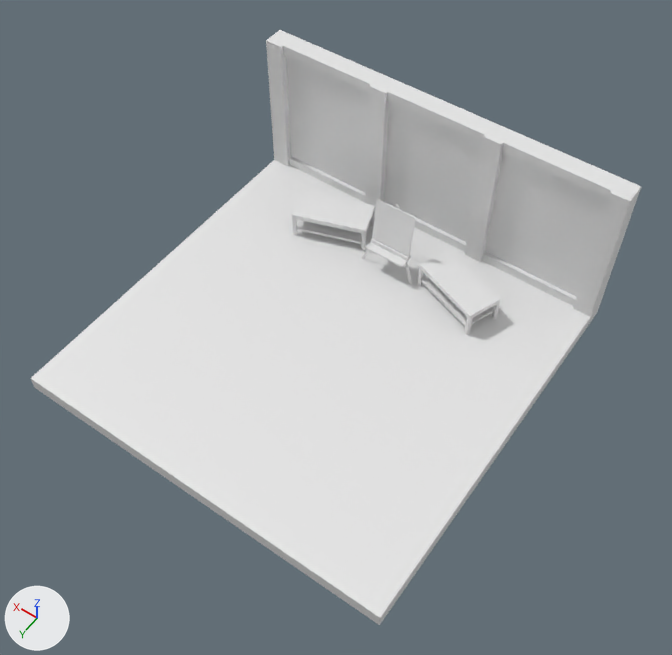
Renders of the Blender file Source/Painter's Workshop.blend from each side of a commit.
Camera for both pictures: a camera (50 mm lens) standing at (-8.29, 11.12, 18.6) and looking at (-0.6, 0.36, 1.7). Every picture has the same lights, and +X, +Y and +Z are marked at lower left.
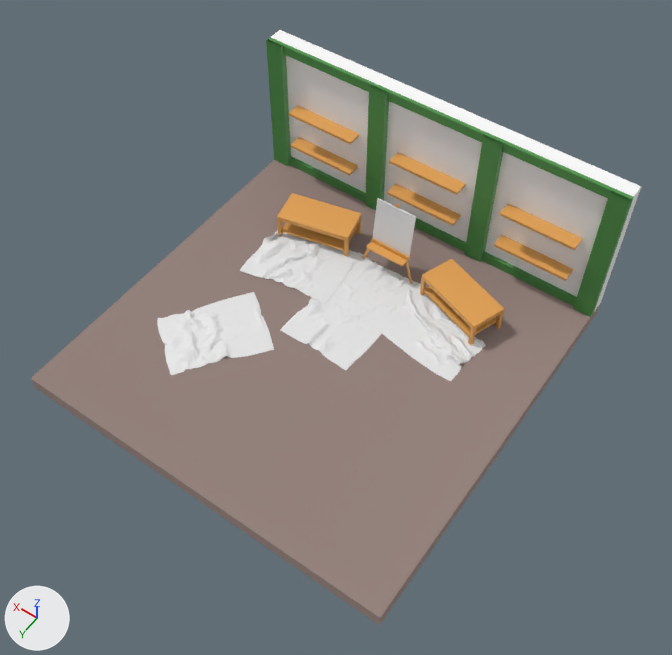
ob_canvas is not drawn itself; it is the parent of ob_cube_002, ob_cube_003, ob_cube_005, ob_cube_006, ob_cube_007, ob_cube_008, ob_cube_009, ob_cube_012.
ob_empty is not drawn itself; it is the parent of ob_cube_011, ob_cube_015, ob_cube_016.
ob_empty_001 is not drawn itself; it is the parent of ob_cube_017, ob_cube_018, ob_cube_019.

Edits to the bpy script that builds the scene:
```text
Add mat_pillar:
    mat_pillar = principled_material('Pillar')
    mat_pillar.base_color = (0.0729, 0.288, 0.0655)  # green #4c9248
Change me_cube:
    where me_cube.from_pydata(...)  # 8 vertices, 6 faces; spans x -5.0..5.0, y -5.0..5.0, z -0.2..0.2
    remove me_cube.materials.append(mat_material)  # white #e7e7e7
    add me_cube.materials.append(mat_floor)  # grey #a08d87
Change me_cube_003:
    where me_cube_003.from_pydata(...)  # 8 vertices, 6 faces; spans x -0.553..0.553, y 0.0..0.042, z -0.328..0.092
    add me_cube_003.materials.append(mat_timber)  # orange #e6a453
Change me_cube_010:
    where me_cube_010.from_pydata(...)  # 8 vertices, 6 faces; spans x -1.0..1.0, y -0.48..0.48, z -0.07..0.07
    add me_cube_010.materials.append(mat_timber)  # orange #e6a453
Change me_cube_012:
    where me_cube_012.from_pydata(...)  # 8 vertices, 6 faces; spans x -0.91..0.91, y -0.46..0.46, z -0.03..0.03
    add me_cube_012.materials.append(mat_timber)  # orange #e6a453
Change me_cube_015:
    remove me_cube_015.from_pydata(...)  # 8 vertices, 5 faces; spans x -5.0..5.0, y 0.15..0.25, z 1.74..2.0
    add me_cube_015.from_pydata(...)  # 8 vertices, 3 faces; spans x -5.0..5.0, y 0.15..0.25, z 1.74..2.0
    me_cube_015 part 1: 3 faces spanning x -5.0..5.0, y 0.15..0.25, z 1.74..2.0 switch from no material to mat_pillar (green #4c9248)
Change me_cube_016:
    used by ob_cube_022; location = (-4.76, -4.55, 2.17); rotation_euler = (0.0, 1.571, 0.0), in degrees (0, 90, 0)
    remove me_cube_016.from_pydata(...)  # 32 vertices, 20 faces; spans x -2.23..1.77, y -0.05..0.13, z -0.24..9.76
    add me_cube_016.from_pydata(...)  # 32 vertices, 12 faces; spans x -2.23..1.77, y -0.05..0.13, z -0.24..9.76
    me_cube_016 part 2: 12 faces spanning x -2.23..1.77, y -0.05..0.13, z -0.24..9.76 switch from no material to mat_pillar (green #4c9248)
Change ob_canvas:
    ob_canvas.location: (-0.00208, -2.753, 0.4) -> (0.0, -2.775, 0.4)
Change ob_empty:
    ob_empty.location: (1.976, -3.151, 0.4) -> (2.185, -2.786, 0.4)
    ob_empty.rotation_euler: (0.0, 0.0, 0.332) -> (0.0, 0.0, 0.227)  # degrees (0, 0, 19) -> degrees (0, 0, 13)
Change ob_empty_001:
    ob_empty_001.location: (-2.0, -2.941, 0.4) -> (-2.225, -2.702, 0.4)
    ob_empty_001.rotation_euler: (0.0, 0.0, -0.357) -> (0.0, 0.0, -0.338)  # degrees (0, 0, -20) -> degrees (0, 0, -19)
Change ob_cube_020:
    ob_cube_020: bpy.data.objects.new('Cube.020', me_cube_014) -> bpy.data.objects.new('Cube.020', me_cube_015)
Add ob_plane_003:
    ob_plane_003 = bpy.data.objects.new('Plane.003', me_plane_005)  # 2704 vertices, 2601 faces; spans x -1.38..1.38, y -0.95..0.94, z -0.02..0.07; modifiers SOLIDIFY, SUBSURF
    ob_plane_003.location = (0.01, -1.23, 0.43)
    ob_plane_003.rotation_euler = (0.0, 0.0, -1.591)  # degrees (0, 0, -91)
    ob_plane_003.scale = (1.22, 1.14, 1.3)
Add ob_plane_002:
    ob_plane_002 = bpy.data.objects.new('Plane.002', me_plane_004)  # 2704 vertices, 2601 faces; spans x -1.21..1.35, y -1.06..0.94, z -0.09..0.08; modifiers SOLIDIFY, SUBSURF
    ob_plane_002.location = (1.91, -1.63, 0.51)
    ob_plane_002.rotation_euler = (0.0, 0.0, 0.137)  # degrees (0, 0, 7.8)
Add ob_plane_001:
    ob_plane_001 = bpy.data.objects.new('Plane.001', me_plane_003)  # 2704 vertices, 2601 faces; spans x -1.37..1.39, y -0.99..0.86, z -0.09..0.08; modifiers SOLIDIFY, SUBSURF
    ob_plane_001.location = (-1.99, -1.65, 0.49)
    ob_plane_001.rotation_euler = (-0.000912, -0.00729, 6.087)  # degrees (-0.1, -0.4, 349)
Add ob_plane:
    ob_plane = bpy.data.objects.new('Plane', me_plane)  # 2704 vertices, 2601 faces; spans x -1.31..1.3, y -1.01..0.94, z -0.01..0.13; modifiers SOLIDIFY, SUBSURF
    ob_plane.location = (2.34, 1.41, 0.41)
    ob_plane.rotation_euler = (0.0, 0.0, -2.189)  # degrees (0, 0, -125)
Add ob_cube_028:
    ob_cube_028 = bpy.data.objects.new('Cube.028', me_cube_011)  # a box spanning x -1.0..1.0, y 0.0..0.39, z -0.04..0.04; in mat_timber (orange #e6a453)
    ob_cube_028.location = (-3.19, -4.6, 1.48)
Add ob_cube_027:
    ob_cube_027 = bpy.data.objects.new('Cube.027', me_cube_011)  # a box spanning x -1.0..1.0, y 0.0..0.39, z -0.04..0.04; in mat_timber (orange #e6a453)
    ob_cube_027.location = (-3.19, -4.6, 2.57)
Add ob_cube_026:
    ob_cube_026 = bpy.data.objects.new('Cube.026', me_cube_011)  # a box spanning x -1.0..1.0, y 0.0..0.39, z -0.04..0.04; in mat_timber (orange #e6a453)
    ob_cube_026.location = (0.0, -4.6, 1.48)
Add ob_cube_025:
    ob_cube_025 = bpy.data.objects.new('Cube.025', me_cube_011)  # a box spanning x -1.0..1.0, y 0.0..0.39, z -0.04..0.04; in mat_timber (orange #e6a453)
    ob_cube_025.location = (0.0, -4.6, 2.57)
Add ob_cube_024:
    ob_cube_024 = bpy.data.objects.new('Cube.024', me_cube_011)  # a box spanning x -1.0..1.0, y 0.0..0.39, z -0.04..0.04; in mat_timber (orange #e6a453)
    ob_cube_024.location = (3.2, -4.6, 1.48)
Add ob_cube_023:
    ob_cube_023 = bpy.data.objects.new('Cube.023', me_cube_011)  # a box spanning x -1.0..1.0, y 0.0..0.39, z -0.04..0.04; in mat_timber (orange #e6a453)
    ob_cube_023.location = (3.2, -4.6, 2.57)
```

Location of each change, (x1, y1, x2, y2) in pixels of the pictures (672 x 655 px):
'Cube', recoloured
    both: (31, 160, 600, 625)
'Plane.003', added
    after: (280, 252, 421, 370)
'Plane', added
    after: (157, 292, 274, 375)
'Plane.001', added
    after: (366, 284, 486, 381)
'Plane.002', added
    after: (240, 230, 359, 304)
'Cube.017', recoloured, moved, turned (white to orange)
    before: (419, 249, 501, 320)
    after: (422, 259, 504, 330)
'Cube.011', recoloured, moved, turned (white to orange)
    before: (292, 191, 375, 234)
    after: (277, 193, 361, 241)
'Cube.014', moved
    before: (372, 199, 416, 260)
    after: (373, 198, 416, 259)
'Cube.015', recoloured, moved, turned
    before: (296, 220, 369, 244)
    after: (281, 223, 357, 251)
'Cube.027', added (orange)
    after: (500, 204, 583, 250)
'Cube.028', added (orange)
    after: (494, 235, 573, 281)
'Cube.018', recoloured, moved, turned
    before: (421, 276, 493, 326)
    after: (423, 286, 497, 337)
'Cube.025', added (orange)
    after: (389, 152, 465, 195)
'Cube.026', added (orange)
    after: (387, 184, 461, 226)
'Cube.023', added (orange)
    after: (289, 106, 359, 144)
'Cube.024', added (orange)
    after: (290, 137, 358, 176)
'Cube.019', recoloured, moved, turned
    before: (418, 268, 500, 335)
    after: (420, 278, 504, 345)
'Cube.016', recoloured, moved, turned
    before: (292, 210, 375, 250)
    after: (277, 218, 361, 256)
'Cube.003', recoloured, moved (white to orange)
    before: (366, 242, 411, 267)
    after: (366, 242, 411, 266)
'Cube.002', moved
    before: (371, 239, 408, 261)
    after: (371, 238, 409, 260)
'Cube.012', moved
    before: (405, 262, 412, 285)
    after: (406, 261, 412, 284)
'Cube.013', moved
    before: (362, 249, 369, 259)
    after: (362, 249, 369, 258)
part 1 of me_cube_015, recoloured (grey to green)
    both: (269, 37, 633, 198)
part 2 of me_cube_016, recoloured (grey to green)
    both: (266, 41, 632, 317)
